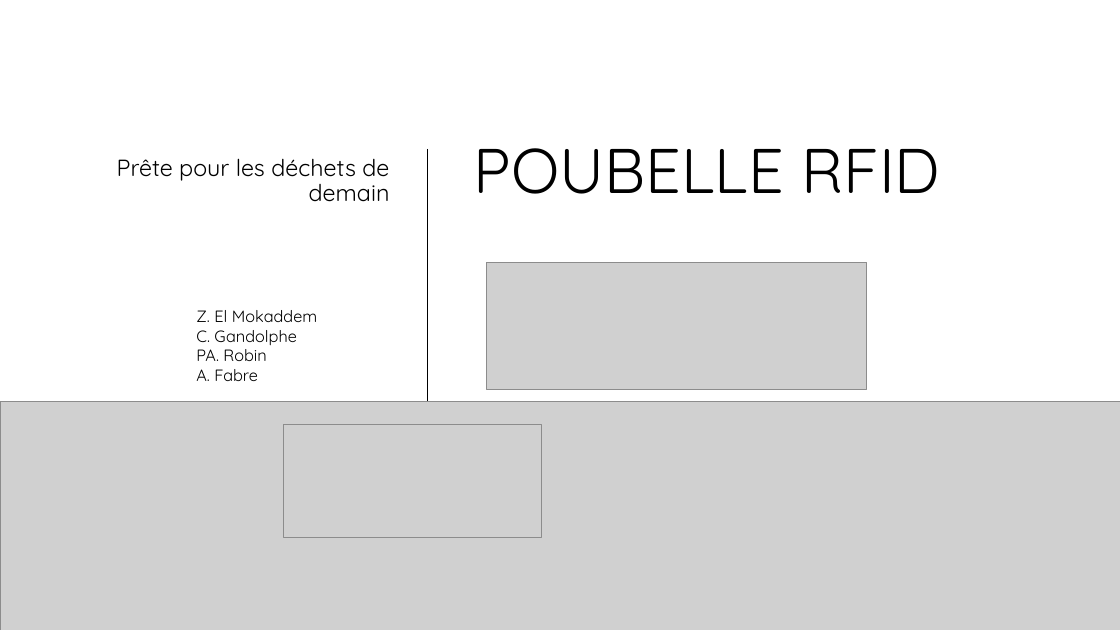
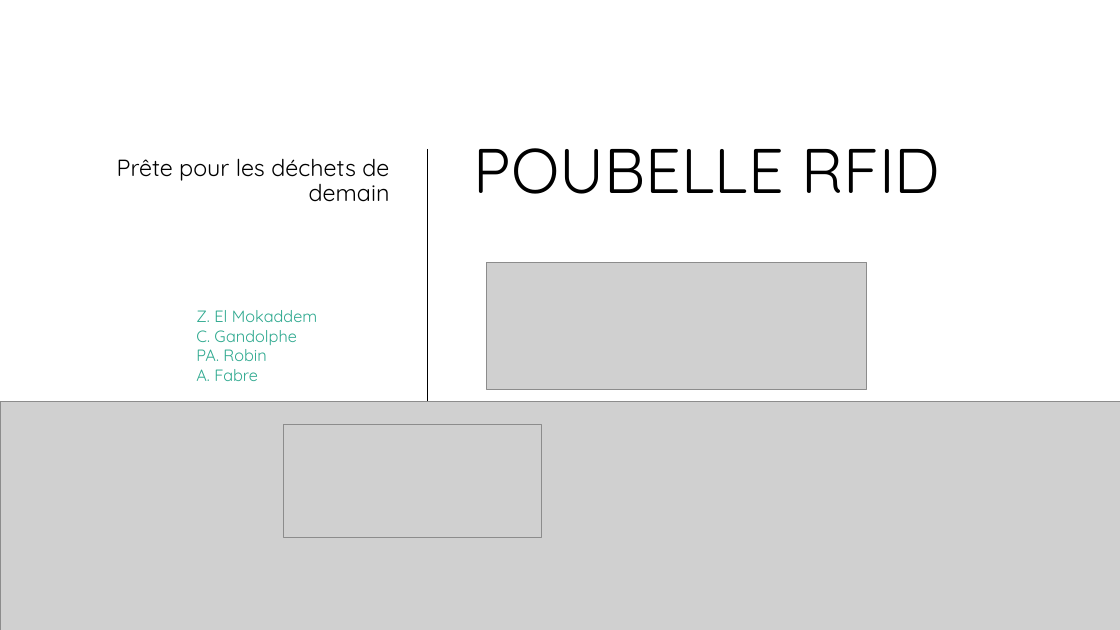
Before and after one commit to AlexFabre/Projet_RFID, a slide deck: slide 1 of 1-Documents/2-Delivrable/Poubelle_RFID_presentation.pptx. Drawn at 1120x630 pixels with LibreOffice and Linux fonts; fonts in the diff are those of the drawing; grey boxes stand for pictures; background and template pictures are left out. Boxes give left, top, right and bottom in pixels: in the first picture for what was removed or moved away, otherwise in the second. Text is boxed around its words. In the diff, an @@ line names an element or a change of style, - is before the commit and + after.

```diff
--- a/1-Documents/2-Delivrable/Poubelle_RFID_presentation.pptx
+++ b/1-Documents/2-Delivrable/Poubelle_RFID_presentation.pptx
@@ text "Z. El Mokaddem" at [196, 310, 317, 381]: text colour #000000 to #2EA98F @@
```
Also in this commit, not shown: 2 other slides changed, 7 slides added.
